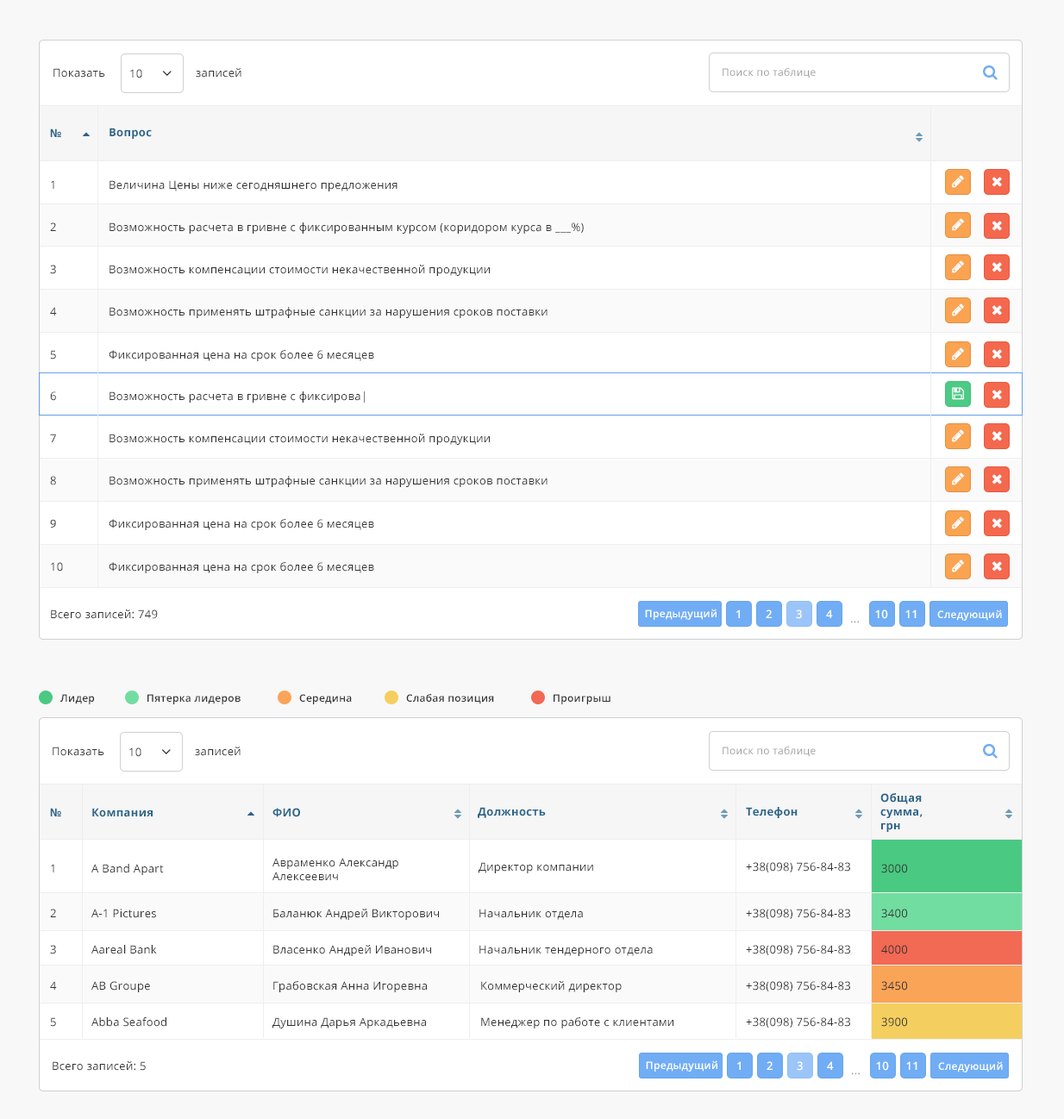
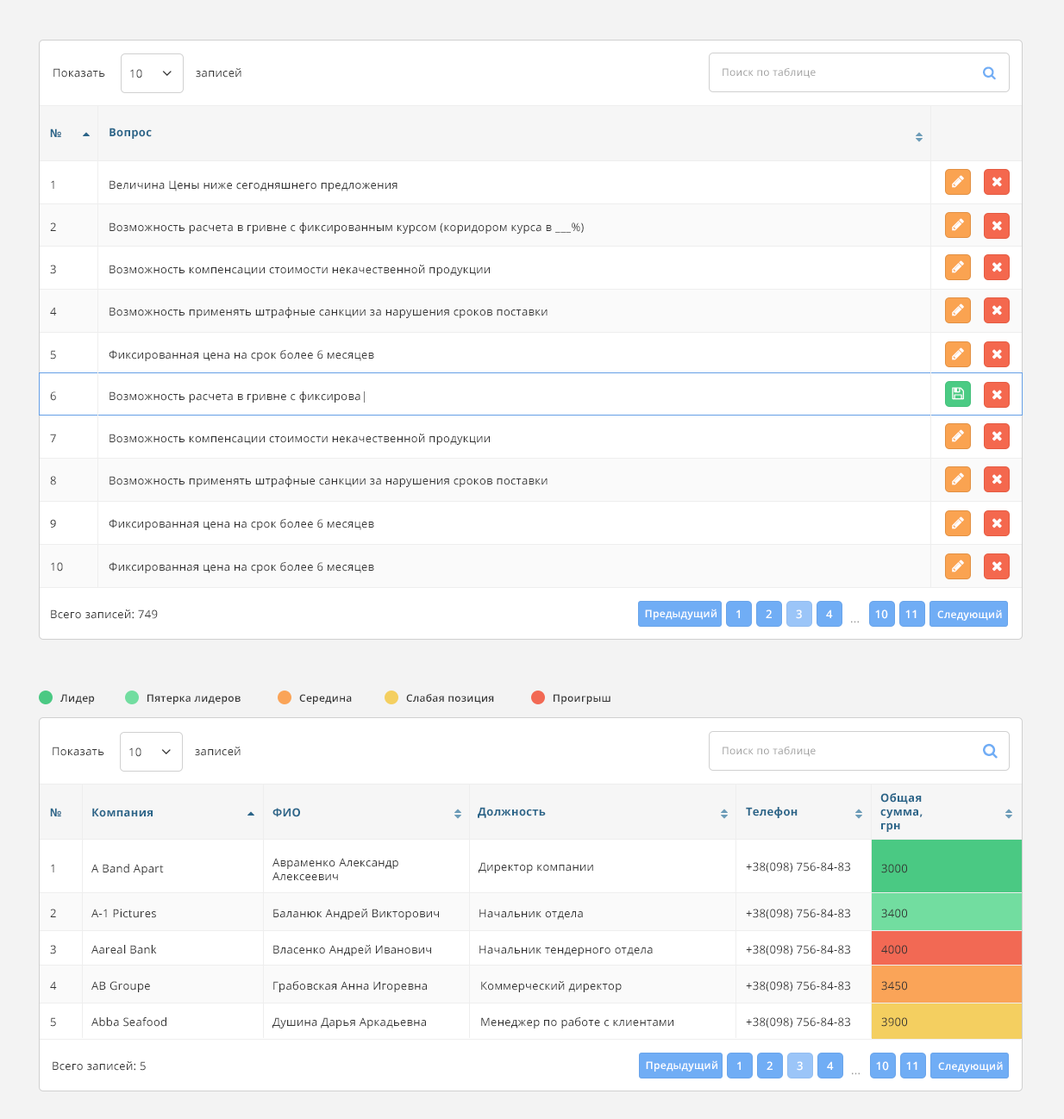
Layers edited between the first and the second (1064, 1119) image:
painted on (unnamed layer) (1st of 12, in "table" › "search copy") over (983, 64, 998, 81)
painted on "Layer 1" over (0, 0, 1064, 1119)
